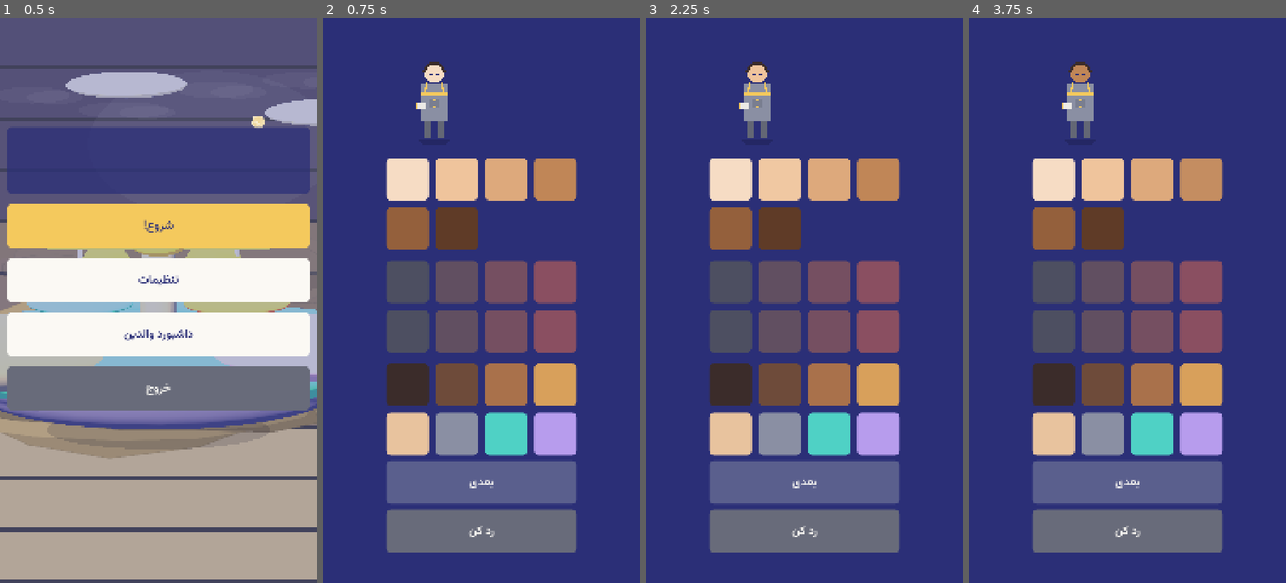
Above: before the commit, frames 1-4 (left to right).
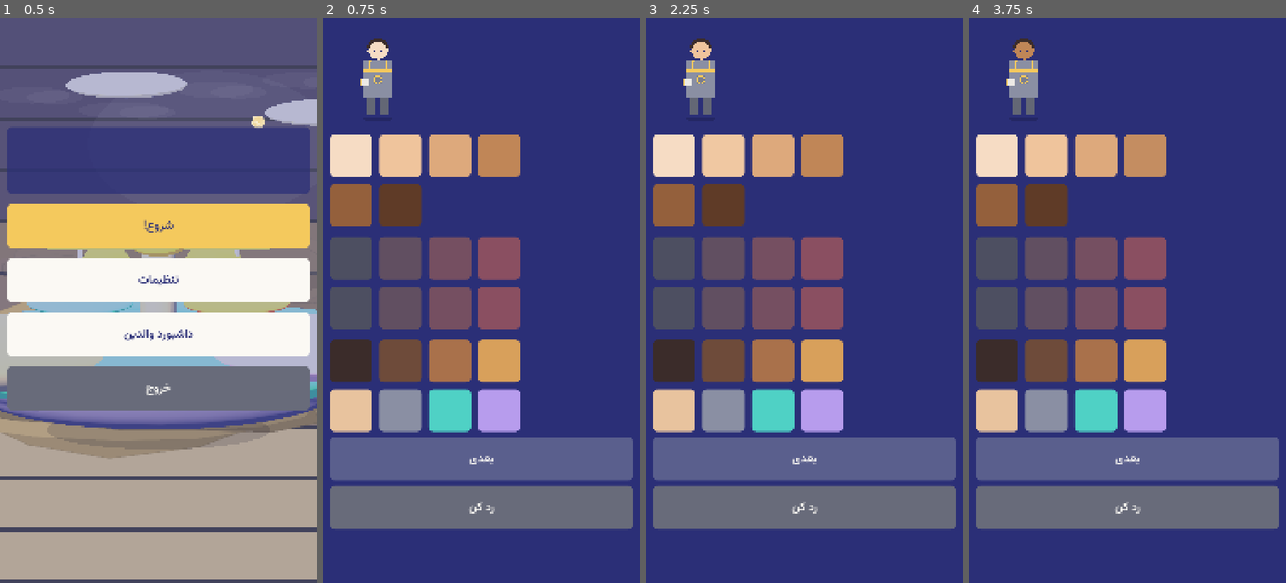
Above: after the commit, the same moments.

Repository: soheilsssbd7/Nexus-learning-game
Game: Godot game, scene res://scenes/main/MainMenu.tscn
Same seed, same stepped clock (60 frames per second), same inputs: the game is played once before the commit and once after it.
Inputs (mouse positions are in pixels of both pictures, inside the frame that each line leads up to; where the layout moved, square brackets give the same spot in the first picture):
- Up to frame 1 (0.5 s): no input
- Up to frame 2 (0.75 s): click "شروع!" at 0.5 s
- Up to frame 3 (2.25 s): click (674, 153) [731, 181] at 1.25 s; click (722, 153) [779, 181] at 2 s
- Up to frame 4 (3.75 s): click (1095, 153) [1152, 181] at 2.75 s; click (1146, 153) [1200, 181] at 3.5 s

Frame 1 is identical in both runs. In frame 2, 44% of the frame differs, in the area x 2-98%, y 3-95%; in frame 3, 44%; in frame 4, 44%.

Commit message:
fix(onboarding): keep avatar setup inside viewport
Co-authored-by: arena-agent <297053741+arena-agent@users.noreply.github.com>

Diff:
--- a/game/scripts/ui/Onboarding.gd
+++ b/game/scripts/ui/Onboarding.gd
@@ -60,7 +60,12 @@
 func _ready() -> void:
 	if GameState.active_model == null:
 		GameState.bootstrap()
-	custom_minimum_size = Vector2(1080.0, 1920.0)
+	# ریشه باید viewport واقعی را بگیرد؛ minimum-size روی root در Web قاب را
+	# به ۱۹۲۰ پیکسل می‌کشاند و گام آواتار را پایینِ صفحه crop می‌کند.
+	set_anchors_and_offsets_preset(Control.PRESET_FULL_RECT)
+	if size.x < 2.0 or size.y < 2.0:
+		size = Vector2(1080.0, 1920.0)
+	custom_minimum_size = Vector2.ZERO
 	_build_background()
 	_build_avatar_step()
 	if build_tutorial:
@@ -73,6 +78,25 @@
 		done_button.disabled = true
 	show_step(start_step if _panels.has(start_step) else STEP_AVATAR)
 	UIKit.apply_flow(self)
+	get_viewport().size_changed.connect(_fit_steps)
+	call_deferred("_fit_steps")
+
+
+func _fit_steps() -> void:
+	var frame: Vector2 = get_viewport_rect().size
+	var frame_height: float = maxf(frame.y, 1.0)
+	for key: Variant in _panels.keys():
+		var panel := _panels[key] as Control
+		if panel == null or not panel.visible:
+			continue
+		var content_height: float = maxf(panel.get_combined_minimum_size().y, 1.0)
+		var fit_scale: float = minf(1.0, maxf(frame_height - 48.0, 1.0) / content_height)
+		panel.scale = Vector2.ONE * fit_scale
+		panel.pivot_offset = Vector2(panel.size.x * 0.5, 0.0)
+		var rendered_height: float = content_height * fit_scale
+		var top: float = clampf((frame_height - rendered_height) * 0.18, 24.0, 120.0)
+		panel.offset_top = top
+		panel.offset_bottom = top + content_height
 
 
 func _build_background() -> void:
@@ -87,7 +111,9 @@
 func _step_box(step: String, title_key: String) -> VBoxContainer:
 	var box := UIKit.make_vbox(UIKit.GAP * 0.75)
 	box.name = "Step_" + step
-	box.set_anchors_and_offsets_preset(Control.PRESET_CENTER_TOP,
+	# این panel هم مثل MainMenu باید تمام‌عرض باشد؛ center-top همراه با
+	# offsetهای چپ/راستِ صفحه، عرض منفی می‌ساخت و متن/چیپ‌ها را خارج از قاب می‌برد.
+	box.set_anchors_and_offsets_preset(Control.PRESET_TOP_WIDE,
 		Control.PRESET_MODE_MINSIZE, 0)
 	box.offset_left = UIKit.MARGIN
 	box.offset_right = -UIKit.MARGIN
@@ -288,6 +314,7 @@
 	step_changed.emit(step)
 	UIKit.retranslate(self)
 	UIKit.apply_flow(self)
+	_fit_steps()
 
 
 ## فقط گامِ فعالِ آموزش با کره‌ها کار می‌کند (`input_pickable` روی Area2D کره).
Not shown, changed: site/game/engine_bundle.mjs
Not shown, changed: site/game/index.pck
